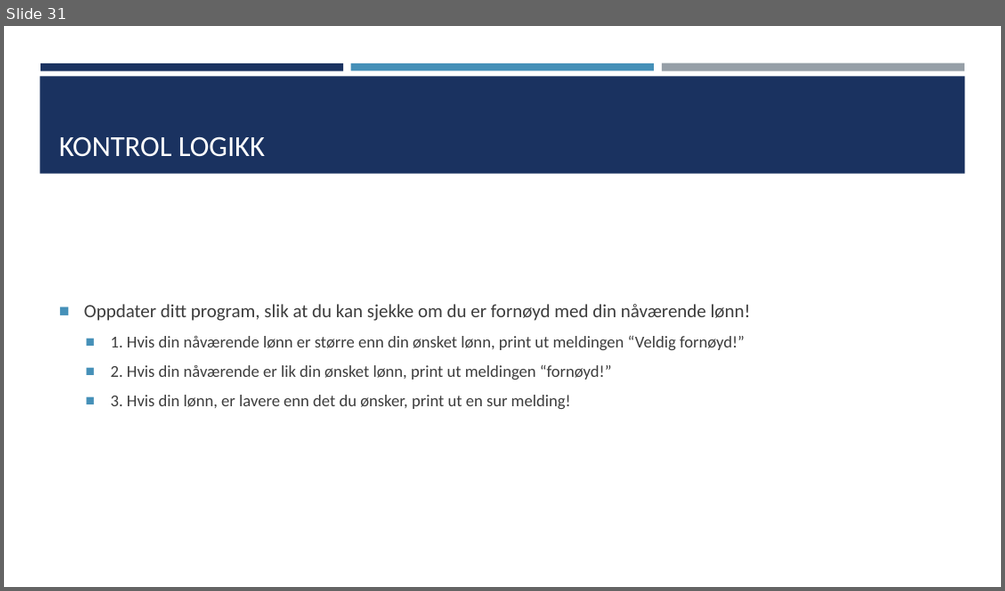
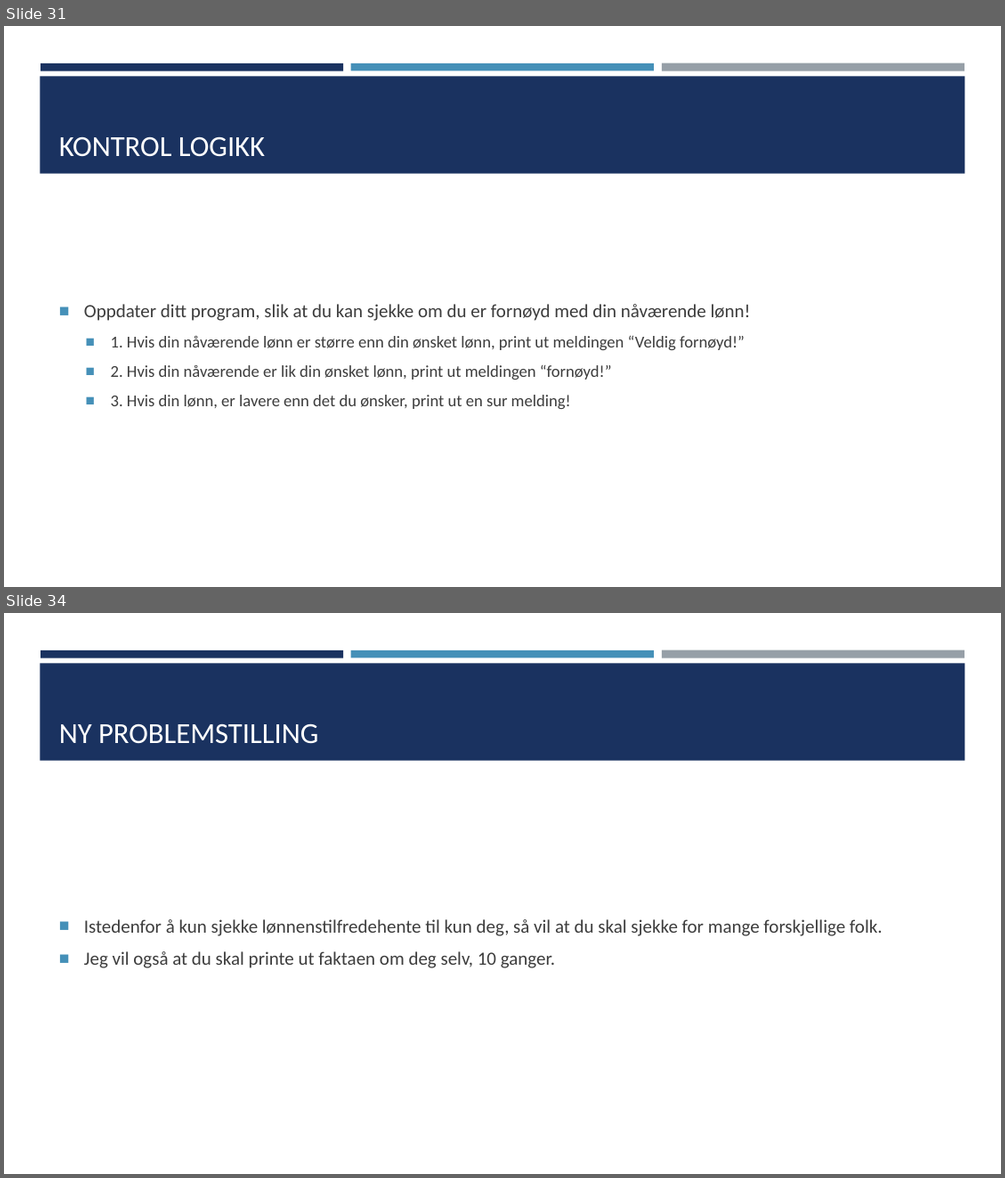
Before and after one commit to TheCodeAddiction/Learn-Python-Workshop, a slide deck: koding workshop powerpoint.pptx. Shown one above the other, each under a label of ours: slide 31 before the commit, slides 31 and 34 after it; the slides between them are not shown. The pictures are 1005x591 and 1005x1178 pixels, drawn with LibreOffice and Linux fonts; fonts in the diff are those of the drawing. Boxes give left, top, right and bottom in pixels: in the first picture for what was removed or moved away, otherwise in the second. Text is boxed around its words. In the diff, an @@ line names an element or a change of style, - is before the commit and + after.

```diff
--- a/koding workshop powerpoint.pptx
+++ b/koding workshop powerpoint.pptx
@@ slide 34 added at [4,613,1001,1174], background #FFFFFF; not listed: 4 template elements that a slide beside it also shows @@
@@ title added at [59,724,318,744], 28 pt, text #FFFFFF @@
+NY PROBLEMSTILLING
@@ text added at [84,919,882,968], 18 pt, text #3D3D3D @@
+■ Istedenfor å kun sjekke lønnenstilfredehente til kun deg, så vil at du skal sjekke for mange forskjellige folk.
+■ Jeg vil også at du skal printe ut faktaen om deg selv, 10 ganger.
```
Also in this commit, not shown: 1 slide changed, 11 other slides added, 6 other files.
